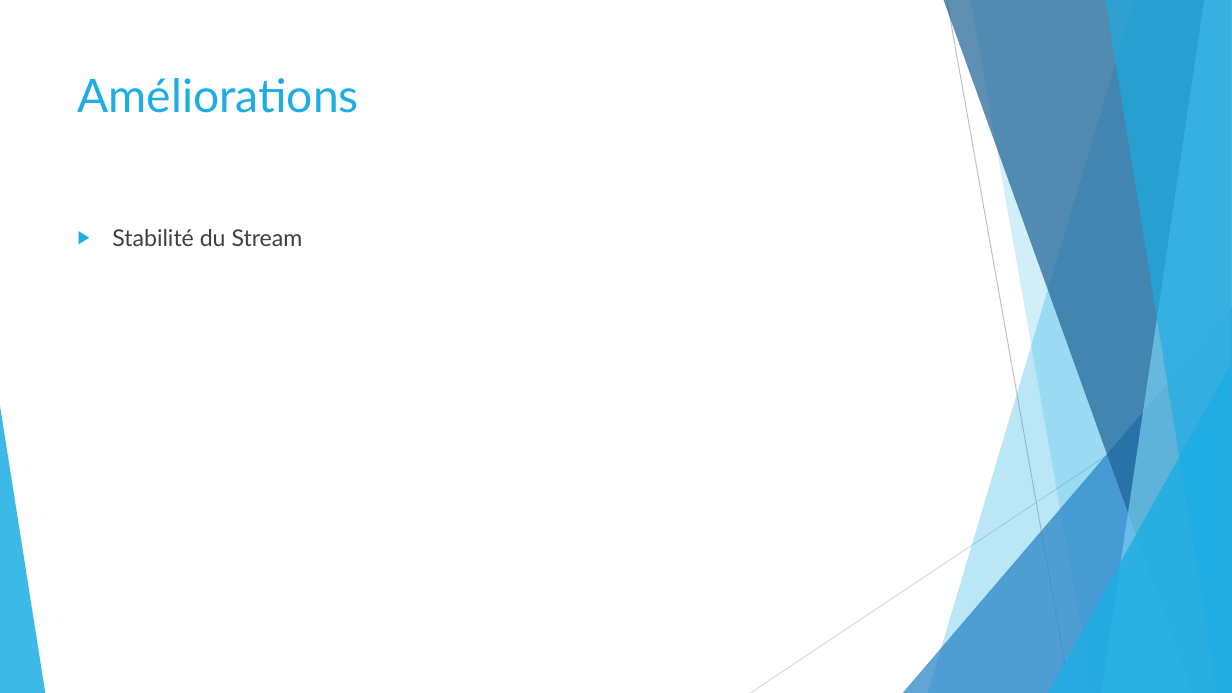
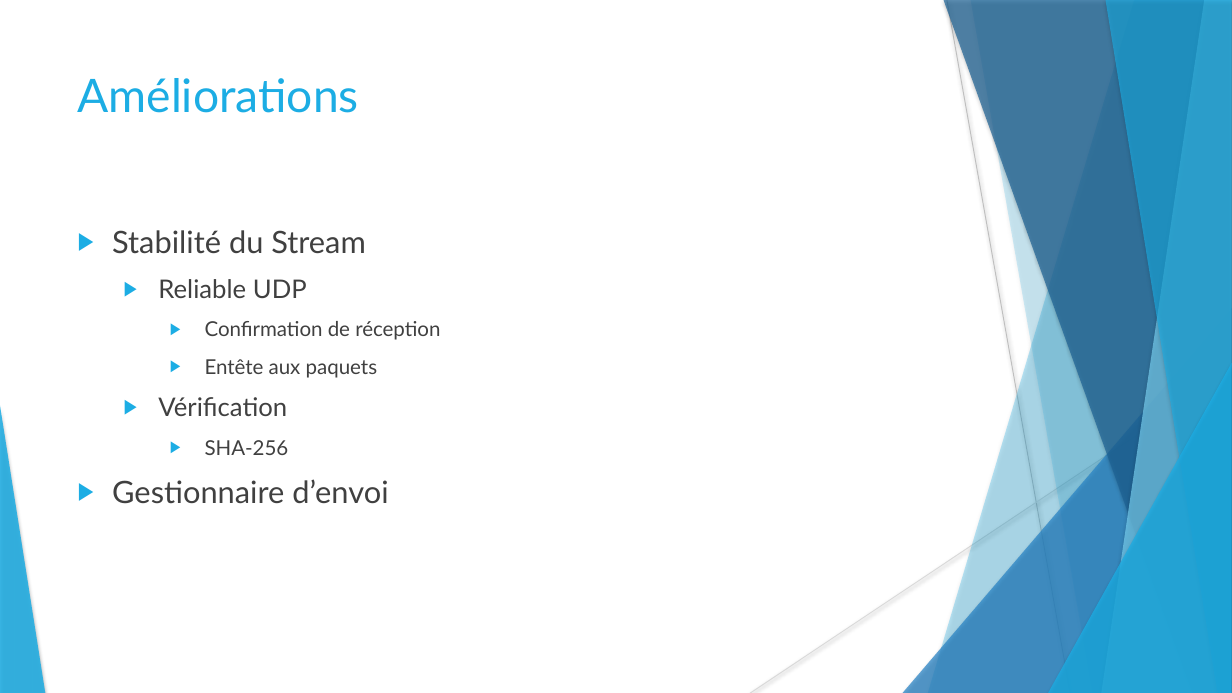
Before and after one commit to stany24/Imepro, a slide deck: slide 30 of Planification/Imepro.pptx (slide 28 before the commit). Drawn at 1232x693 pixels with LibreOffice and Linux fonts; fonts in the diff are those of the drawing. Boxes give left, top, right and bottom in pixels: in the first picture for what was removed or moved away, otherwise in the second. Text is boxed around its words. In the diff, an @@ line names an element or a change of style, - is before the commit and + after.

```diff
--- a/Planification/Imepro.pptx
+++ b/Planification/Imepro.pptx
@@ freeform shape at (x1=970, y1=0, x2=1232, y2=693): shadow on; outline redrawn @@
@@ text at (x1=112, y1=230, x2=366, y2=254): size 18 to 24 pt in "Stabilité du Stream" @@
@@ text at (x1=112, y1=279, x2=440, y2=504): paragraphs added @@
+  ▶ Reliable UDP
+    ▶ Confirmation de réception
+    ▶ Entête aux paquets
+  ▶ Vérification
+    ▶ SHA-256
+▶ Gestionnaire d’envoi
@@ shadow on in 7 elements at (x1=928, y1=0, x2=1232, y2=693), (x1=903, y1=308, x2=1232, y2=693), (x1=944, y1=0, x2=1232, y2=693), (x1=1102, y1=0, x2=1232, y2=693), (x1=1105, y1=0, x2=1232, y2=693), (x1=1048, y1=363, x2=1232, y2=693), (x1=0, y1=406, x2=45, y2=693) @@
```
Also in this commit, not shown: 27 other slides changed, 5 slides added, 1 slide removed, 1 other file.
